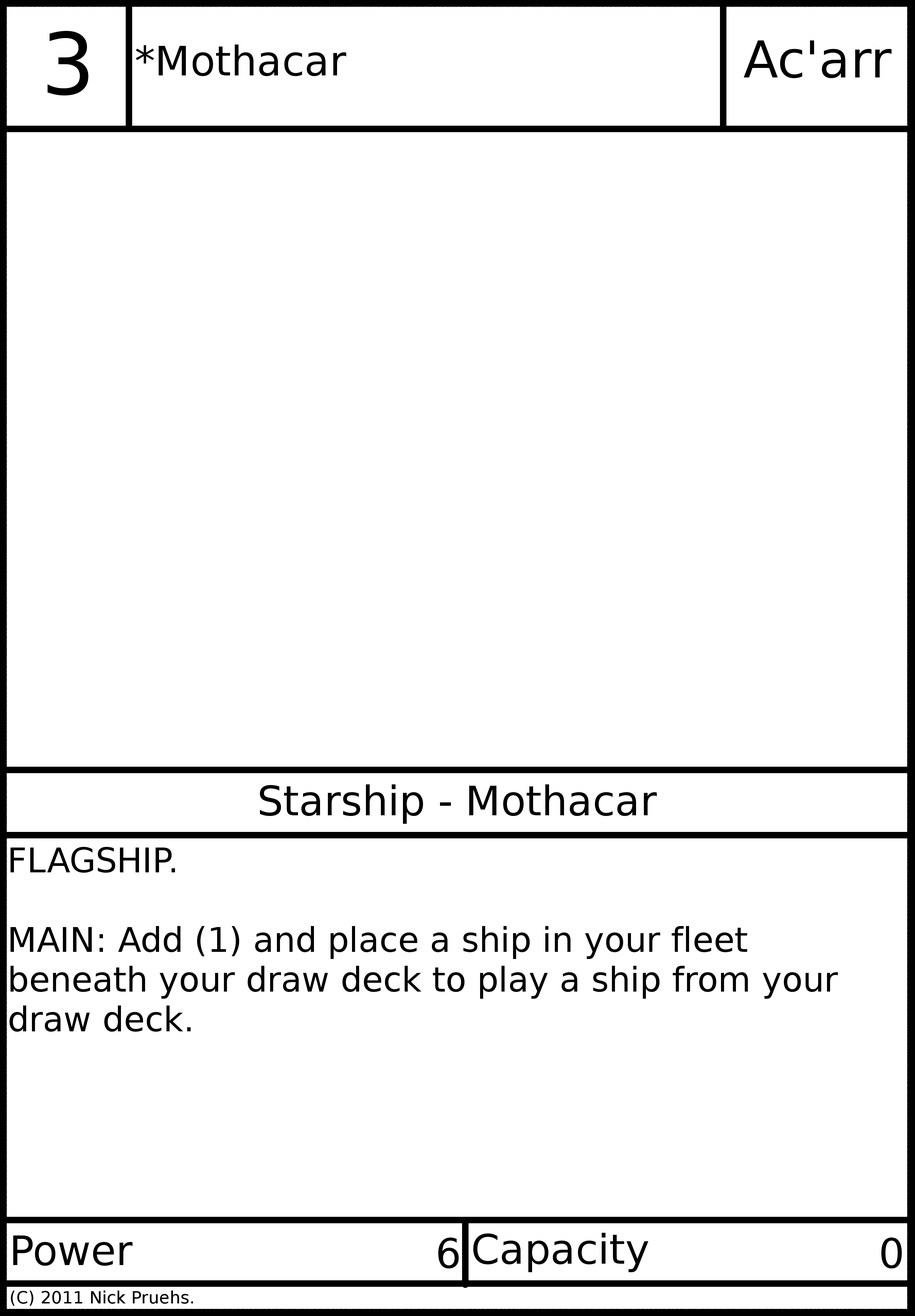
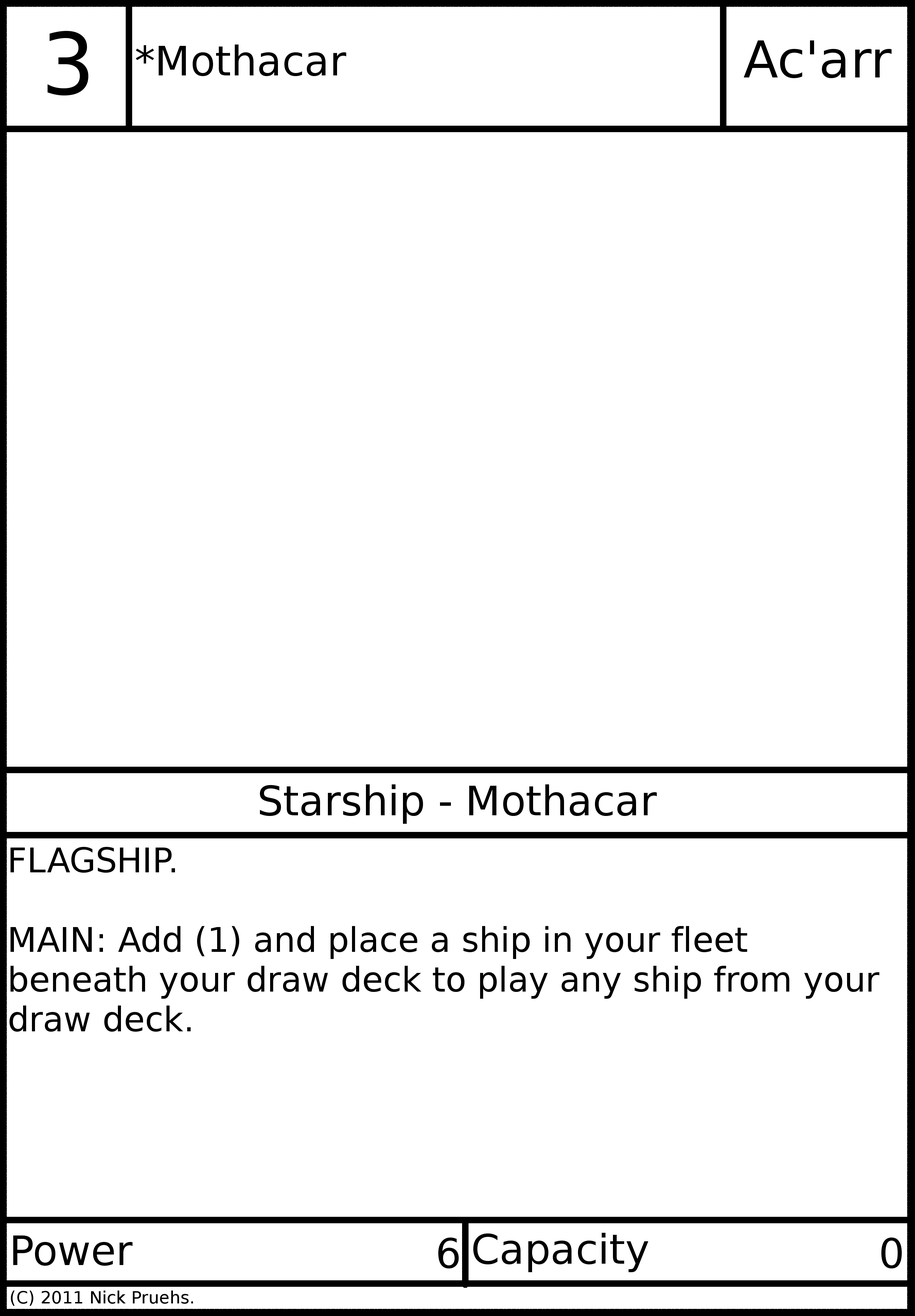
Two versions of the same layered image (915 x 1316). Layer-by-layer changes:
painted on "Card Text" over 583, 965, 879, 999
